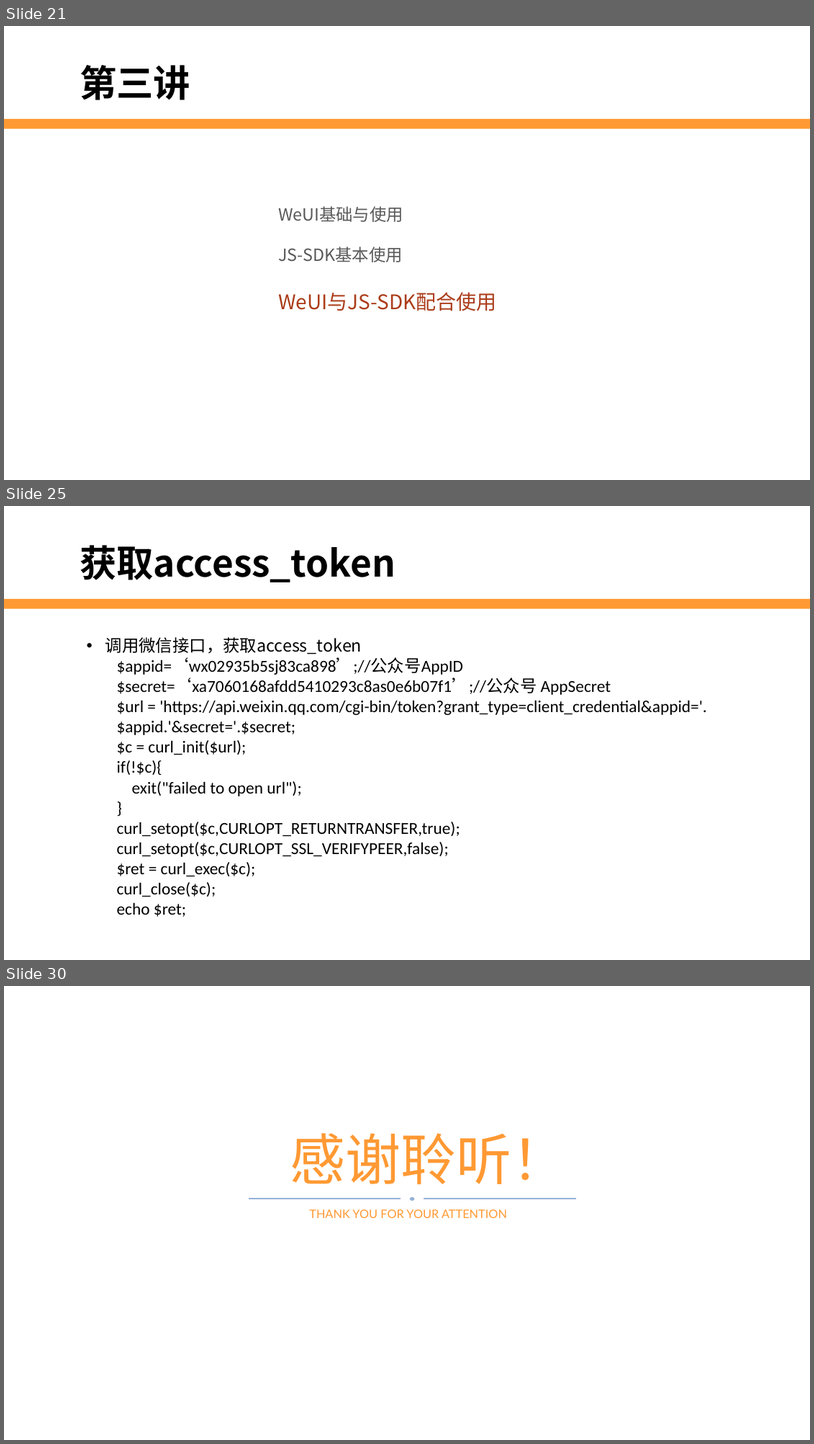
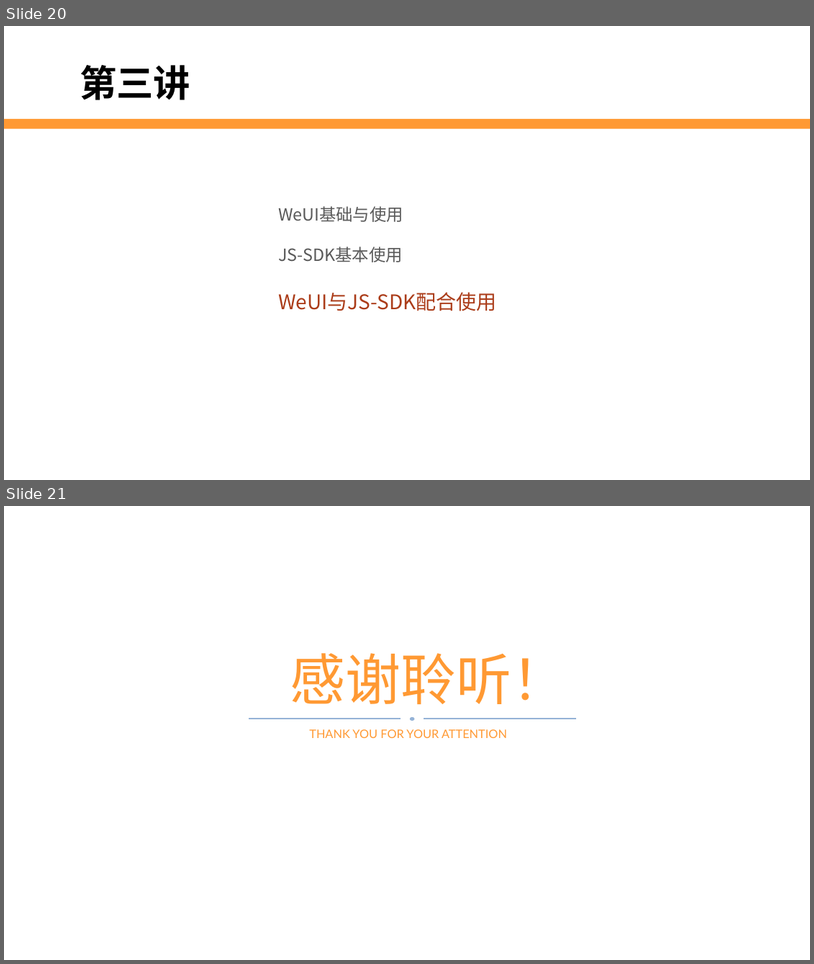
Before and after one commit to edu2act/2017-2018_1st_Wechat_Web_Programming, a slide deck: 第10讲 JS-SDK.pptx. Shown one above the other, each under a label of ours: slides 21, 25 and 30 before the commit, slides 20 and 21 after it; the slides between them are not shown. The pictures are 814x1444 and 814x964 pixels, drawn with LibreOffice and Linux fonts; fonts in the diff are those of the drawing; background and template pictures are left out. Boxes give left, top, right and bottom in pixels: in the first picture for what was removed or moved away, otherwise in the second. Text is boxed around its words. In the diff, an @@ line names an element or a change of style, - is before the commit and + after.

```diff
--- a/第10讲 JS-SDK.pptx
+++ b/第10讲 JS-SDK.pptx
@@ slide 25 removed at (4,506,810,960), background #FFFFFF; not listed: 1 template element that a slide beside it also shows @@
@@ text removed at (80,545,396,582) @@
-获取access_token
@@ text removed at (106,637,707,916) @@
-• 调用微信接口，获取access_token
-  $appid=‘wx02935b5sj83ca898’;//公众号AppID
-  $secret=‘xa7060168afdd5410293c8as0e6b07f1’;//公众号 AppSecret
-  $url = 'https://api.weixin.qq.com/cgi-bin/token?grant_type=client_credential&appid='.
-  $appid.'&secret='.$secret;
-  $c = curl_init($url);
-  if(!$c){
-  exit("failed to open url");
-  }
-  curl_setopt($c,CURLOPT_RETURNTRANSFER,true);
-  curl_setopt($c,CURLOPT_SSL_VERIFYPEER,false);
-  $ret = curl_exec($c);
-  curl_close($c);
-  echo $ret;
@@ what was slide 21 is now slide 20 @@
@@ what was slide 30 is now slide 21 @@
```
Also in this commit, not shown: 7 slides added, 15 other slides removed, 1 other file.
